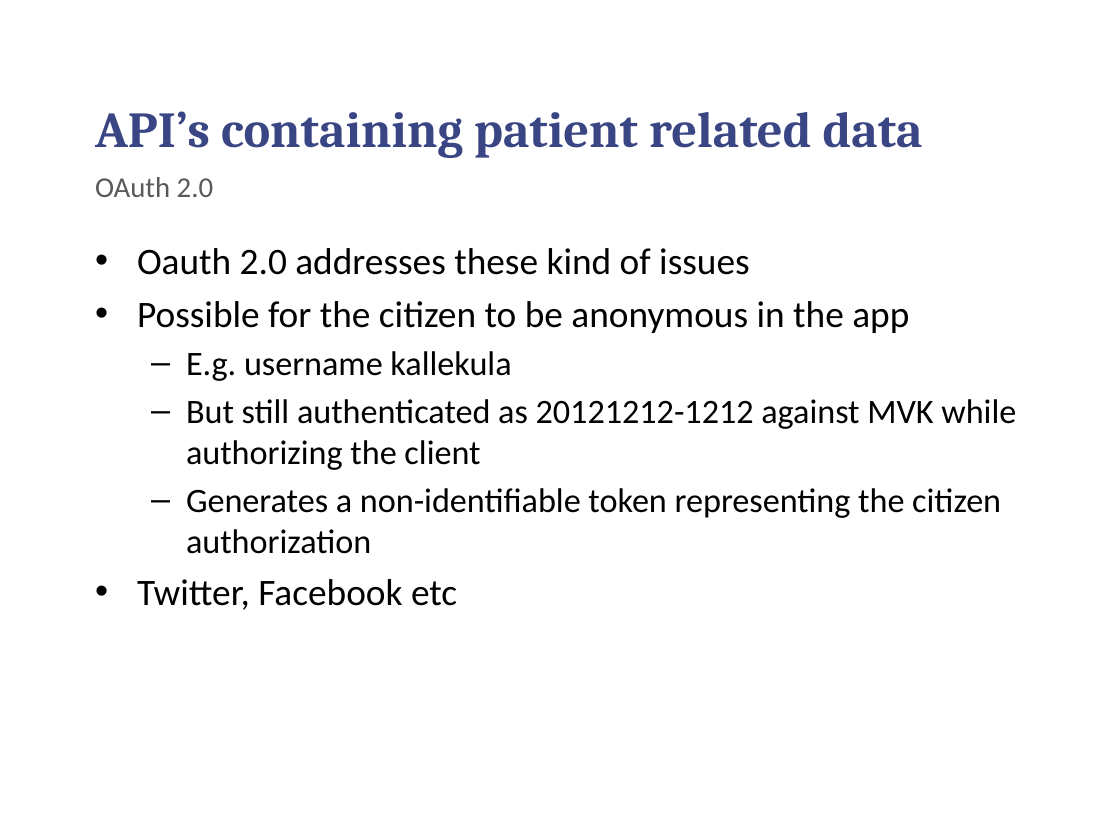
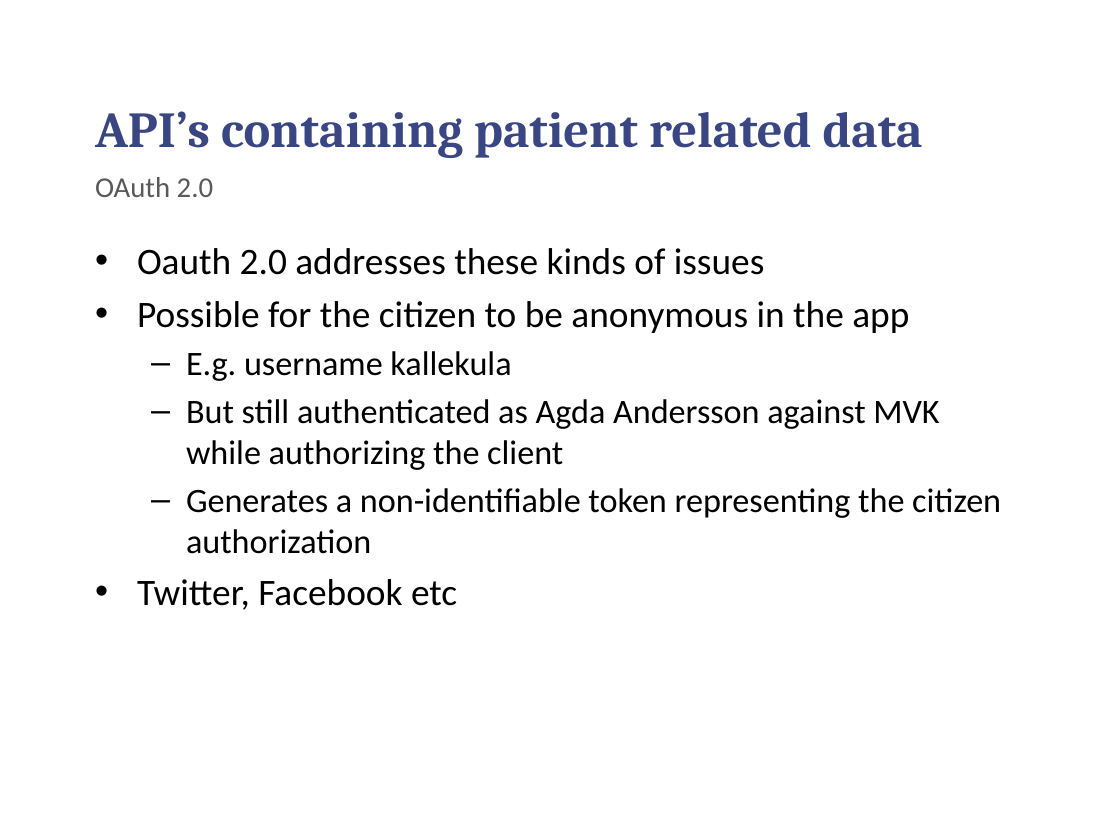
Before and after one commit to chilmers/cadec-healthcare-api-tutorial, a slide deck: slide 14 of Cadec-vårdens-apier.pptx. Drawn at 1120x840 pixels with LibreOffice and Linux fonts; fonts in the diff are those of the drawing; background and template pictures are left out. Boxes give left, top, right and bottom in pixels: in the first picture for what was removed or moved away, otherwise in the second. Text is boxed around its words. In the diff, an @@ line names an element or a change of style, - is before the commit and + after.

```diff
--- a/Cadec-vårdens-apier.pptx
+++ b/Cadec-vårdens-apier.pptx
@@ text at bbox=[137, 248, 765, 275]: text changed @@
-• Oauth 2.0 addresses these kind of issues
+• Oauth 2.0 addresses these kinds of issues
@@ text at bbox=[186, 399, 939, 470]: text changed @@
-  – But still authenticated as 20121212-1212 against MVK while authorizing the client
+  – But still authenticated as Agda Andersson against MVK while authorizing the client
```
Also in this commit, not shown: 12 other slides changed.
